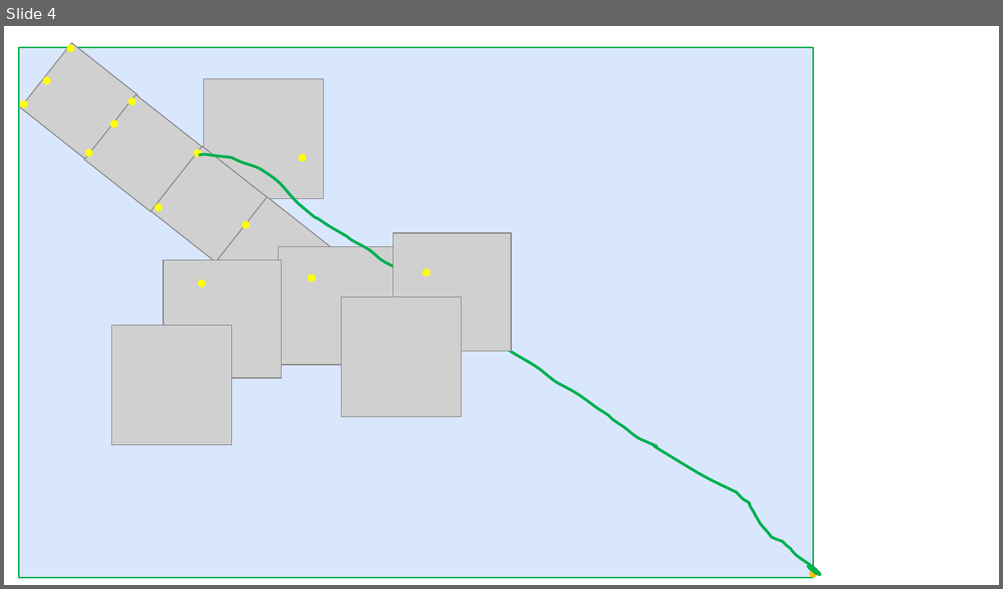
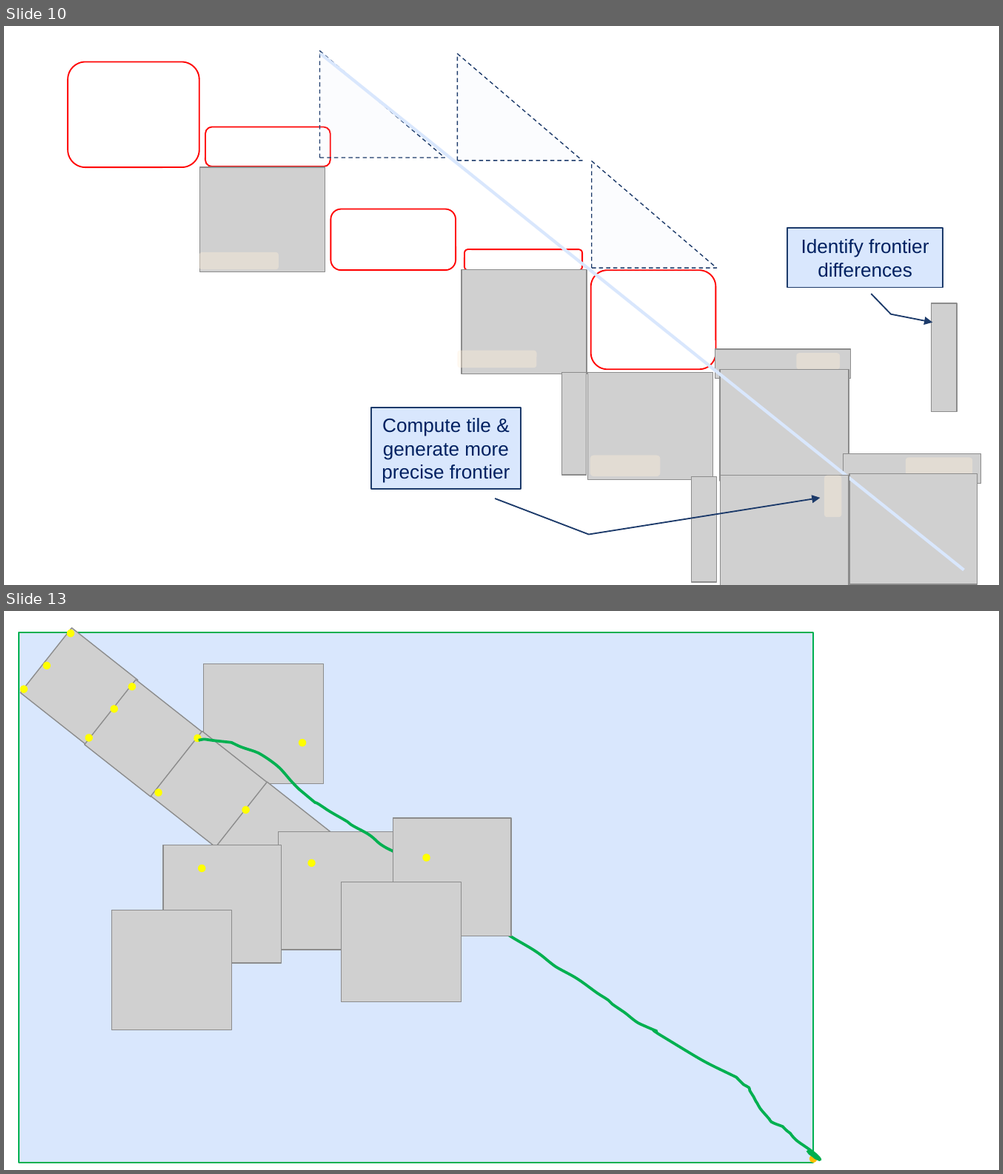
Before and after one commit to JCMoure/TiledWFA, a slide deck: TiledWFA.pptx. Shown one above the other, each under a label of ours: slide 4 before the commit, slides 10 and 13 after it; the slides between them are not shown. The pictures are 1003x589 and 1003x1174 pixels, drawn with LibreOffice and Linux fonts; fonts in the diff are those of the drawing; grey boxes stand for pictures; background and template pictures are left out. Boxes give left, top, right and bottom in pixels: in the first picture for what was removed or moved away, otherwise in the second. Text is boxed around its words. In the diff, an @@ line names an element or a change of style, - is before the commit and + after.

```diff
--- a/TiledWFA.pptx
+++ b/TiledWFA.pptx
@@ slide 10 added at bbox=[4, 26, 999, 585], background picture (left out) @@
@@ rounded rectangle added at bbox=[68, 62, 199, 167], outline #FF0000 1 pt @@
@@ right triangle added at bbox=[319, 51, 444, 158], fill #D9E7FD at 10% opacity, outline #1D3A6B 0.75 pt dashed @@
@@ line added from (964, 570) to (320, 54), #D9E7FD 2.25 pt @@
@@ right triangle added at bbox=[458, 54, 583, 161], fill #D9E7FD at 10% opacity, outline #1D3A6B 0.75 pt dashed @@
@@ rounded rectangle added at bbox=[205, 127, 330, 167], outline #FF0000 1 pt @@
@@ picture added at bbox=[200, 167, 325, 272] @@
@@ right triangle added at bbox=[592, 161, 717, 269], fill #D9E7FD at 10% opacity, outline #1D3A6B 0.75 pt dashed @@
@@ rounded rectangle added at bbox=[330, 209, 455, 271], outline #FF0000 1 pt @@
@@ border callout added at bbox=[787, 228, 942, 287], fill #D9E7FD, outline #1D3A6B 1 pt, 14 pt, text #002060 @@
+Identify frontier differences
@@ rounded rectangle added at bbox=[199, 252, 279, 271], fill #FFEED9 at 40% opacity @@
@@ picture added at bbox=[461, 269, 587, 374] @@
@@ rounded rectangle added at bbox=[464, 249, 582, 271], outline #FF0000 1 pt @@
@@ rounded rectangle added at bbox=[591, 271, 716, 370], outline #FF0000 1 pt @@
@@ picture added at bbox=[931, 304, 957, 412] @@
@@ rounded rectangle added at bbox=[458, 350, 537, 368], fill #FFEED9 at 40% opacity @@
@@ picture added at bbox=[715, 349, 851, 378] @@
@@ rounded rectangle added at bbox=[796, 353, 839, 369], fill #FFEED9 at 40% opacity @@
@@ picture added at bbox=[562, 373, 587, 475] @@
@@ picture added at bbox=[588, 373, 713, 480] @@
@@ picture added at bbox=[720, 370, 849, 482] @@
@@ border callout added at bbox=[371, 408, 521, 489], fill #D9E7FD, outline #1D3A6B 1 pt, 14 pt, text #002060 @@
+Compute tile & generate more precise frontier
@@ rounded rectangle added at bbox=[590, 456, 660, 477], fill #FFEED9 at 40% opacity @@
@@ picture added at bbox=[842, 454, 981, 483] @@
@@ rounded rectangle added at bbox=[905, 457, 972, 475], fill #FFEED9 at 40% opacity @@
@@ picture added at bbox=[691, 477, 716, 583] @@
@@ picture added at bbox=[720, 475, 848, 585] @@
@@ rounded rectangle added at bbox=[824, 476, 841, 518], fill #FFEED9 at 40% opacity @@
@@ picture added at bbox=[849, 474, 976, 585] @@
@@ what was slide 4 is now slide 13 @@
```
Also in this commit, not shown: 8 other slides added.
